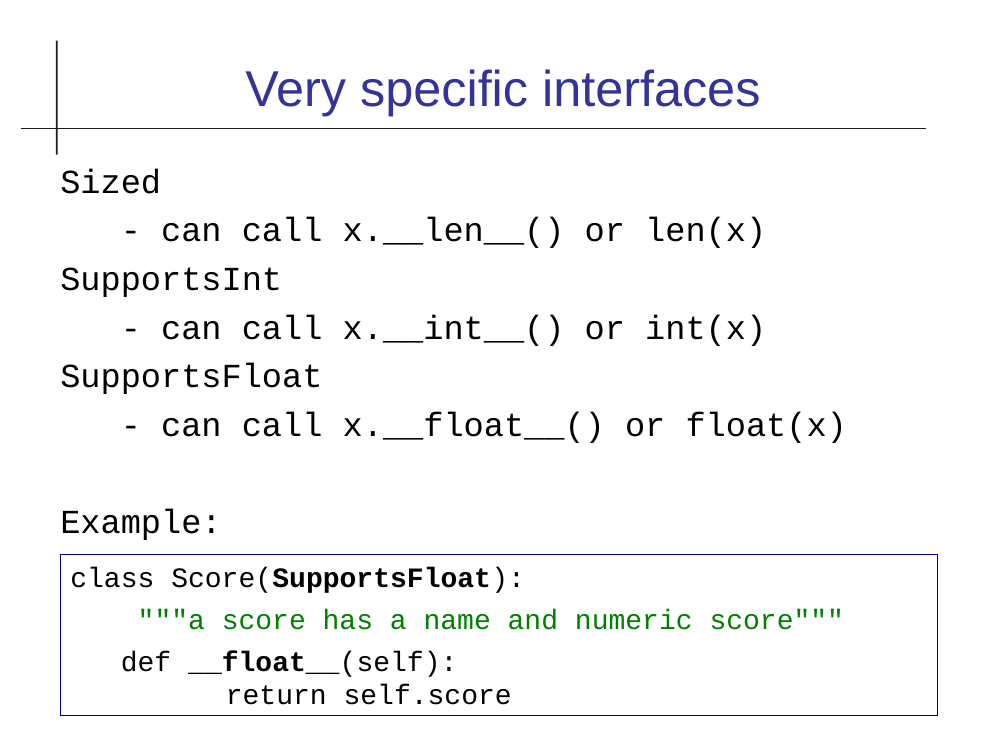
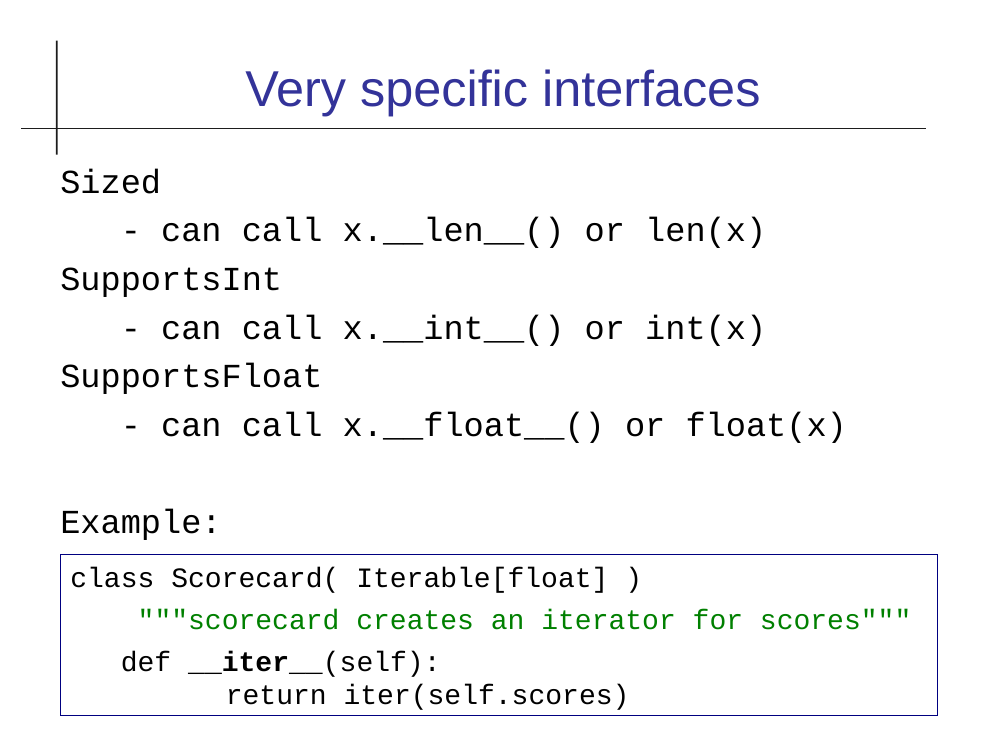
Before and after one commit to cpske/ISP, a slide deck: slide 21 of code-quality/Type-Checking.odp (slide 18 before the commit). Drawn at 1008x756 pixels with LibreOffice and Linux fonts; fonts in the diff are those of the drawing. Boxes give left, top, right and bottom in pixels: in the first picture for what was removed or moved away, otherwise in the second. Text is boxed around its words. In the diff, an @@ line names an element or a change of style, - is before the commit and + after.

```diff
--- a/code-quality/Type-Checking.odp
+++ b/code-quality/Type-Checking.odp
@@ text in rectangle at (70,567,911,710): text changed @@
-class Score(SupportsFloat):
-"""a score has a name and numeric score"""
-def __float__(self):
-return self.score
+class Scorecard( Iterable[float] )
+"""scorecard creates an iterator for scores"""
+def __iter__(self):
+return iter(self.scores)
```
Also in this commit, not shown: 3 other slides changed, 3 slides added, 1 other file.
